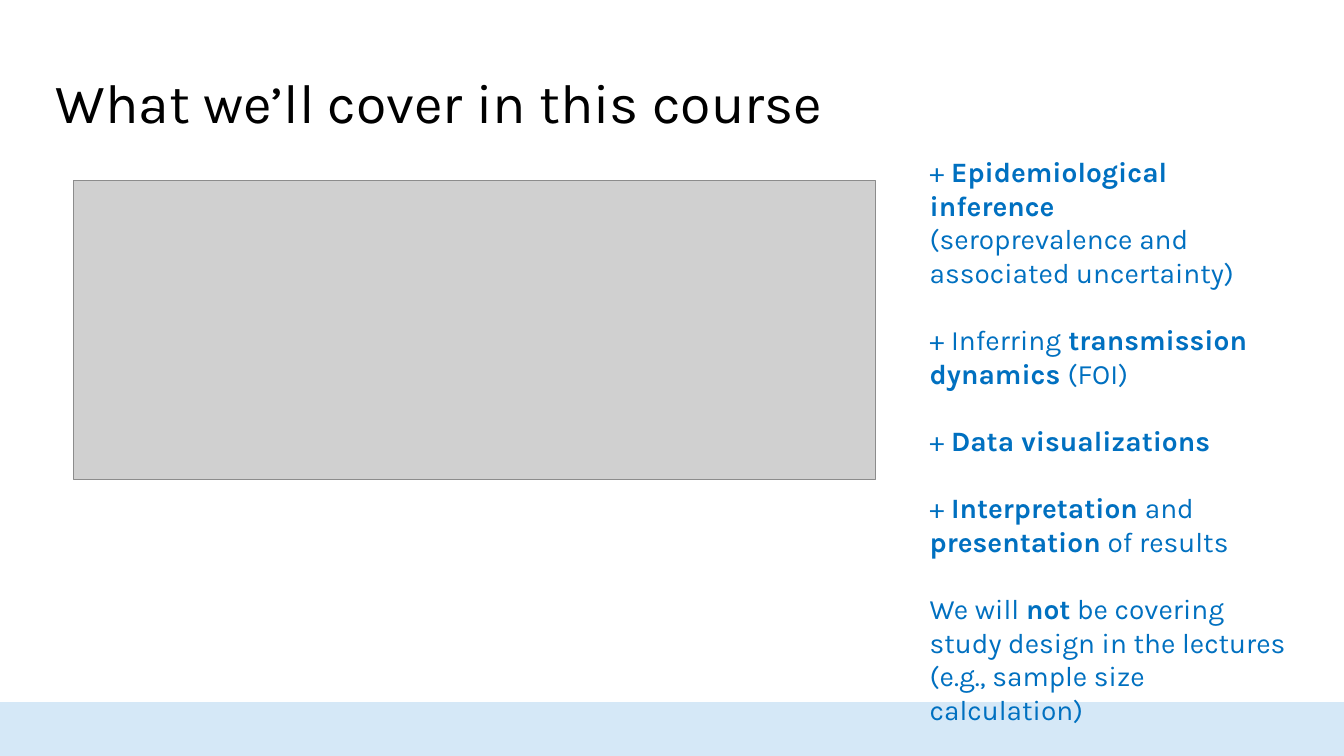
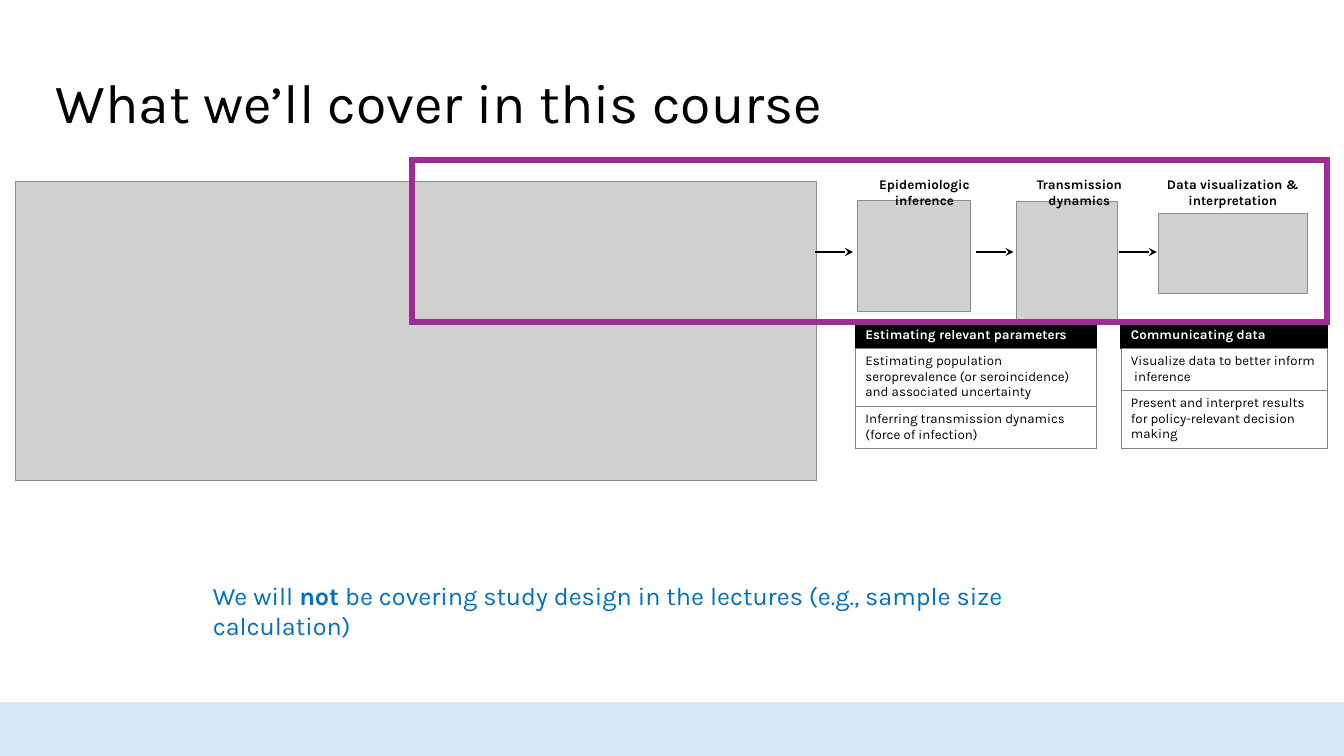
Before and after one commit to HopkinsIDD/seroanalytics_workshop, a slide deck: slide 32 of Lecture 0/Lecture_0_v2.pptx (slide 27 before the commit). Drawn at 1344x756 pixels with LibreOffice and Linux fonts; fonts in the diff are those of the drawing; grey boxes stand for pictures; background and template pictures are left out. Boxes give left, top, right and bottom in pixels: in the first picture for what was removed or moved away, otherwise in the second. Text is boxed around its words. In the diff, an @@ line names an element or a change of style, - is before the commit and + after.

Commit message:
adding updated lectures

```diff
--- a/Lecture 0/Lecture_0_v2.pptx
+++ b/Lecture 0/Lecture_0_v2.pptx
@@ rectangle added at [411,159,1328,322], outline #A02B93 4.25 pt @@
@@ text added at [879,179,969,205], 9.5 pt, text #000000, bold @@
+Epidemiologic inference
@@ text at [930,162,1247,559]: paragraphs removed @@
-+ Epidemiological inference
-(seroprevalence and
-associated uncertainty)
-+ Inferring transmission dynamics (FOI)
-+ Data visualizations
-+ Interpretation and presentation of results
@@ text added at [1037,179,1122,209], 9.5 pt, text #000000, bold @@
+Transmission dynamics
@@ text added at [1167,179,1282,208], 9.5 pt, text #000000, bold @@
+Data visualization & interpretation
@@ picture: place and size @@
-picture at [74,180,875,480]
+picture at [15,181,817,481]
@@ picture added at [858,201,971,312] @@
@@ picture added at [1017,202,1118,323] @@
@@ picture added at [1158,214,1308,294] @@
@@ arrow added from (816, 252) to (853, 252), #000000 1.2 pt @@
@@ arrow added from (976, 252) to (1014, 252), #000000 1.2 pt @@
@@ arrow added from (1119, 252) to (1157, 252), #000000 1.2 pt @@
@@ table added at [856,323,1097,449], 3 rows, 1 columns @@
+Estimating relevant parameters
+Estimating population seroprevalence (or seroincidence) and associated uncertainty
+Inferring transmission dynamics (force of infection)
@@ table added at [1121,323,1328,446], 3 rows, 1 columns @@
+Communicating data
+Visualize data to better inform inference
+Present and interpret results for policy-relevant decision making
@@ text "We will not be covering ...": place and size @@
-text "We will not be covering ..." at [930,162,1285,723]
+text "We will not be covering ..." at [213,587,1003,611]
@@ text "We will not be covering ..." at [213,587,1003,611]: size 20 to 18 pt @@
```
Also in this commit, not shown: 13 other slides changed, 5 slides added, 2 other files.
